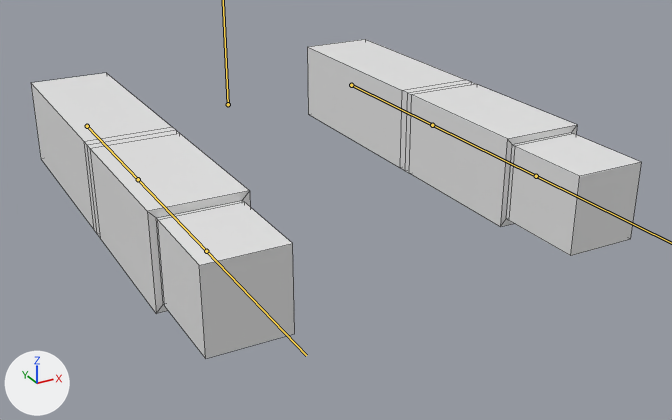
One commit to the FBX model Assets/Models/Low Poly Arm Rig/lp_arms.fbx: the scene before it, then after it.
Camera for both pictures: a 50 mm camera at (-0.547, -1.356, 0.45) aimed at (-0.008, -0.377, -0.04). The axes (+X, +Y, +Z) are drawn at lower left. The lights are the same throughout. The bones that bend it are drawn over the model as lines. Mesh edges are drawn as thin lines.

Names of what the first picture shows: 'fps_arms_mesh'.
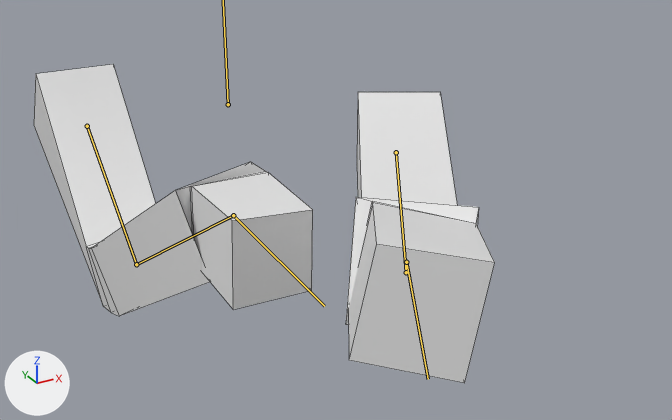
The newer file adds an action. The first version stands in its rest pose; the second is drawn at frame 1 of the action 'fps_arms_armature|shoot_primary'.

Diff of the bpy script that builds the scene:
```diff
--- a/Assets/Models/Low Poly Arm Rig/lp_arms.fbx.py
+++ b/Assets/Models/Low Poly Arm Rig/lp_arms.fbx.py
@@ bone_upperarm_l @@
 bone_upperarm_l = bpy.data.objects['fps_arms_armature'].pose.bones['UpperArm.L']  # child of 'Root'
-bone_upperarm_l.location = (0.0, 0.0, 0.0)
-bone_upperarm_l.rotation_quaternion = (1.0, 0.0, 0.0, 0.0)  # degrees (0, 0, 0)
+bone_upperarm_l.location = (-1.27, 3.65, 0.0)
+bone_upperarm_l.rotation_quaternion = (0.96, 0.126, 0.033, 0.248)  # degrees (15, 0, 29)
@@ bone_lowerarm_l @@
 bone_lowerarm_l = bpy.data.objects['fps_arms_armature'].pose.bones['LowerArm.L']  # child of 'UpperArm.L'
-bone_lowerarm_l.rotation_quaternion = (1.0, 0.0, 0.0, 0.0)  # degrees (0, 0, 0)
+bone_lowerarm_l.rotation_quaternion = (0.924, 0.381, 0.003, -0.036)  # degrees (45, 2, -4)
@@ bone_hand_l @@
 bone_hand_l = bpy.data.objects['fps_arms_armature'].pose.bones['Hand.L']  # child of 'LowerArm.L'
-bone_hand_l.rotation_quaternion = (1.0, 0.0, 0.0, 0.0)  # degrees (0, 0, 0)
+bone_hand_l.rotation_quaternion = (0.975, -0.193, -0.098, 0.053)  # degrees (-23, -10, 8)
@@ bone_upperarm_r @@
 bone_upperarm_r = bpy.data.objects['fps_arms_armature'].pose.bones['UpperArm.R']  # child of 'Root'
-bone_upperarm_r.rotation_quaternion = (1.0, 0.0, 0.0, 0.0)  # degrees (0, 0, 0)
+bone_upperarm_r.rotation_quaternion = (0.952, 0.305, 0.0, 0.0)  # degrees (35, 0, 0)
@@ bone_lowerarm_r @@
 bone_lowerarm_r = bpy.data.objects['fps_arms_armature'].pose.bones['LowerArm.R']  # child of 'UpperArm.R'
-bone_lowerarm_r.rotation_quaternion = (1.0, 0.0, 0.0, 0.0)  # degrees (0, 0, 0)
+bone_lowerarm_r.rotation_quaternion = (0.81, 0.548, 0.024, 0.206)  # degrees (66, -11, 22)
@@ bone_hand_r @@
 bone_hand_r = bpy.data.objects['fps_arms_armature'].pose.bones['Hand.R']  # child of 'LowerArm.R'
-bone_hand_r.rotation_quaternion = (1.0, 0.0, 0.0, 0.0)  # degrees (0, 0, 0)
+bone_hand_r.rotation_quaternion = (0.934, -0.289, -0.089, -0.193)  # degrees (-32, -16, -19)
```

What differs and where, as boxes (x1, y1, x2, y2) in the pictures (672 x 420 px):
'fps_arms_mesh', posed (25% narrower): before (31, 39, 642, 359); after (34, 64, 495, 383)
bone 'UpperArm.L', root to tip: before (351, 85) to (432, 125); after (396, 152) to (406, 272)
bone 'LowerArm.L', root to tip: before (432, 125) to (536, 176); after (406, 272) to (406, 262)
bone 'UpperArm.R', root to tip: before (87, 126) to (138, 179); after (87, 126) to (136, 264)
bone 'LowerArm.R', root to tip: before (138, 179) to (206, 251); after (136, 264) to (233, 215)
bone 'Hand.R', root to tip: before (206, 251) to (306, 355); after (233, 215) to (324, 306)
